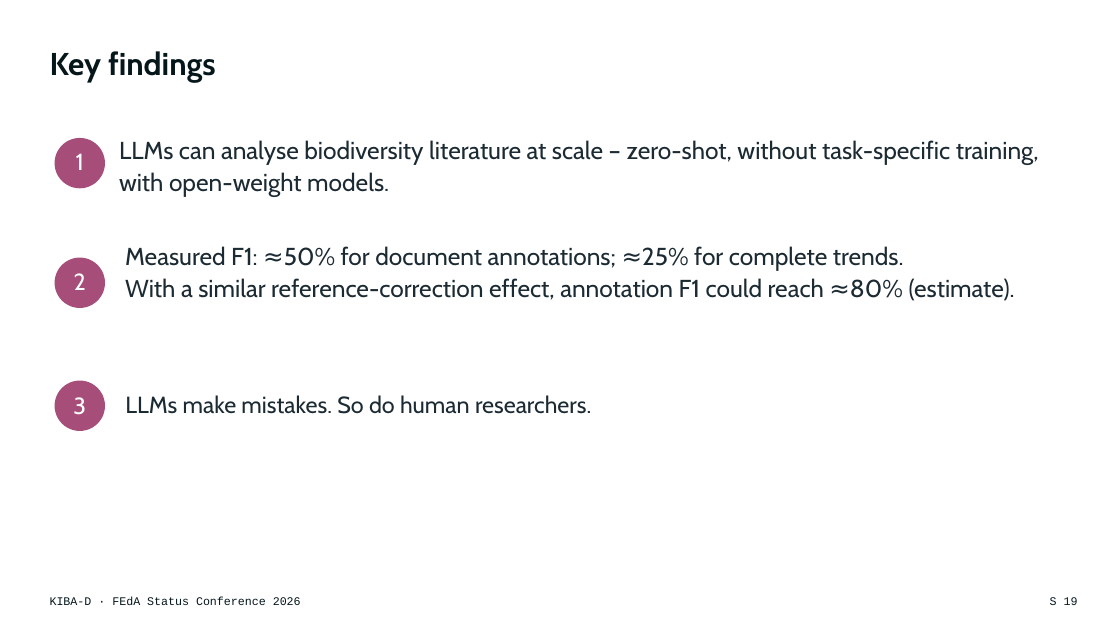
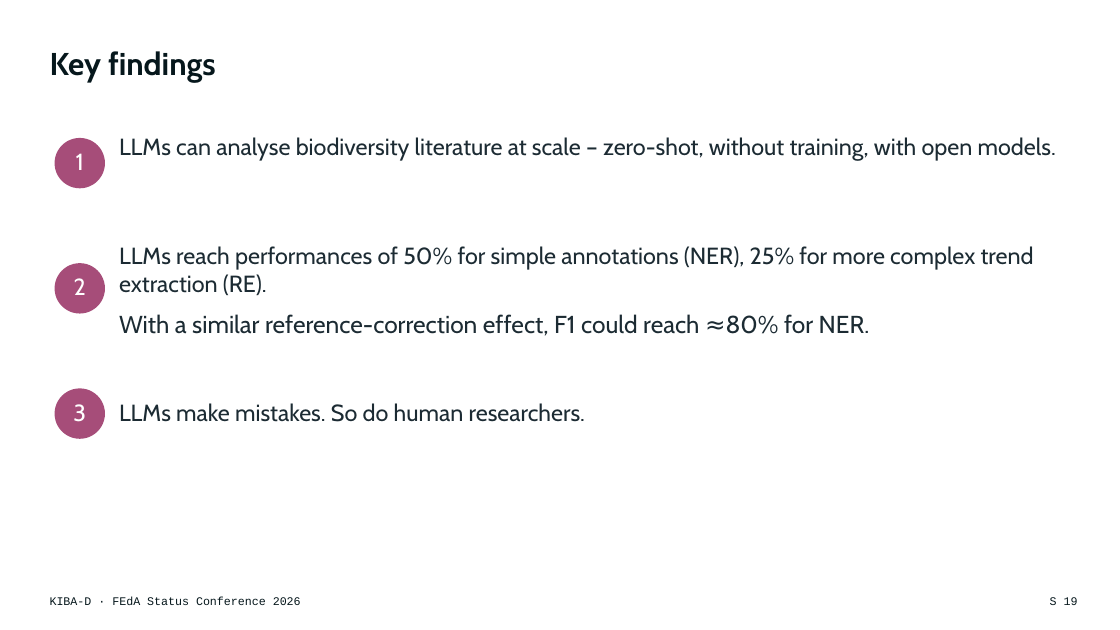
Before and after one commit to DFKI-NLP/kibad-llm, a slide deck: slide 19 of presentations/2026_feda_status_conference/KIBA-D_FEdA2026_Keynote.pptx. Drawn at 1120x630 pixels with LibreOffice and Linux fonts; fonts in the diff are those of the drawing. Boxes give left, top, right and bottom in pixels: in the first picture for what was removed or moved away, otherwise in the second. Text is boxed around its words. In the diff, an @@ line names an element or a change of style, - is before the commit and + after.

```diff
--- a/presentations/2026_feda_status_conference/KIBA-D_FEdA2026_Keynote.pptx
+++ b/presentations/2026_feda_status_conference/KIBA-D_FEdA2026_Keynote.pptx
@@ text at (119,137,1056,161): text changed; size 21 to 20 pt @@
-LLMs can analyse biodiversity literature at scale – zero-shot, without task-specific training, with open-weight models.
+LLMs can analyse biodiversity literature at scale – zero-shot, without training, with open models.
@@ text at (119,246,1034,336): text changed; size 21 to 20 pt @@
-Measured F1: ≈50% for document annotations; ≈25% for complete trends.
-With a similar reference-correction effect, annotation F1 could reach ≈80% (estimate).
+LLMs reach performances of 50% for simple annotations (NER), 25% for more complex trend extraction (RE).
+With a similar reference-correction effect, F1 could reach ≈80% for NER.
@@ 2 texts, 2 ellipses: place and size @@
-2 texts, 2 ellipses at (55,258,105,431)
+2 texts, 2 ellipses at (55,263,105,439)
@@ text "LLMs make mistakes. So do ...": place and size @@
-text "LLMs make mistakes. So do ..." at (125,395,591,414)
+text "LLMs make mistakes. So do ..." at (119,403,585,422)
```
Also in this commit, not shown: 14 other slides changed, 2 slides added, 2 slides removed, 1 other file.
